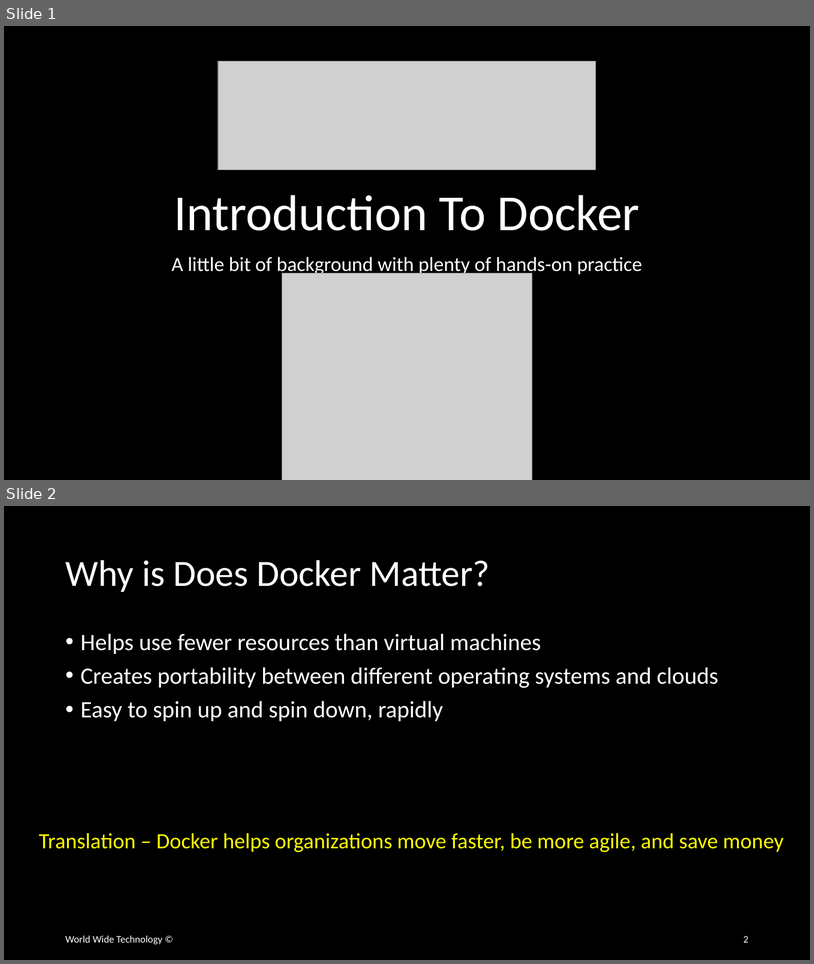
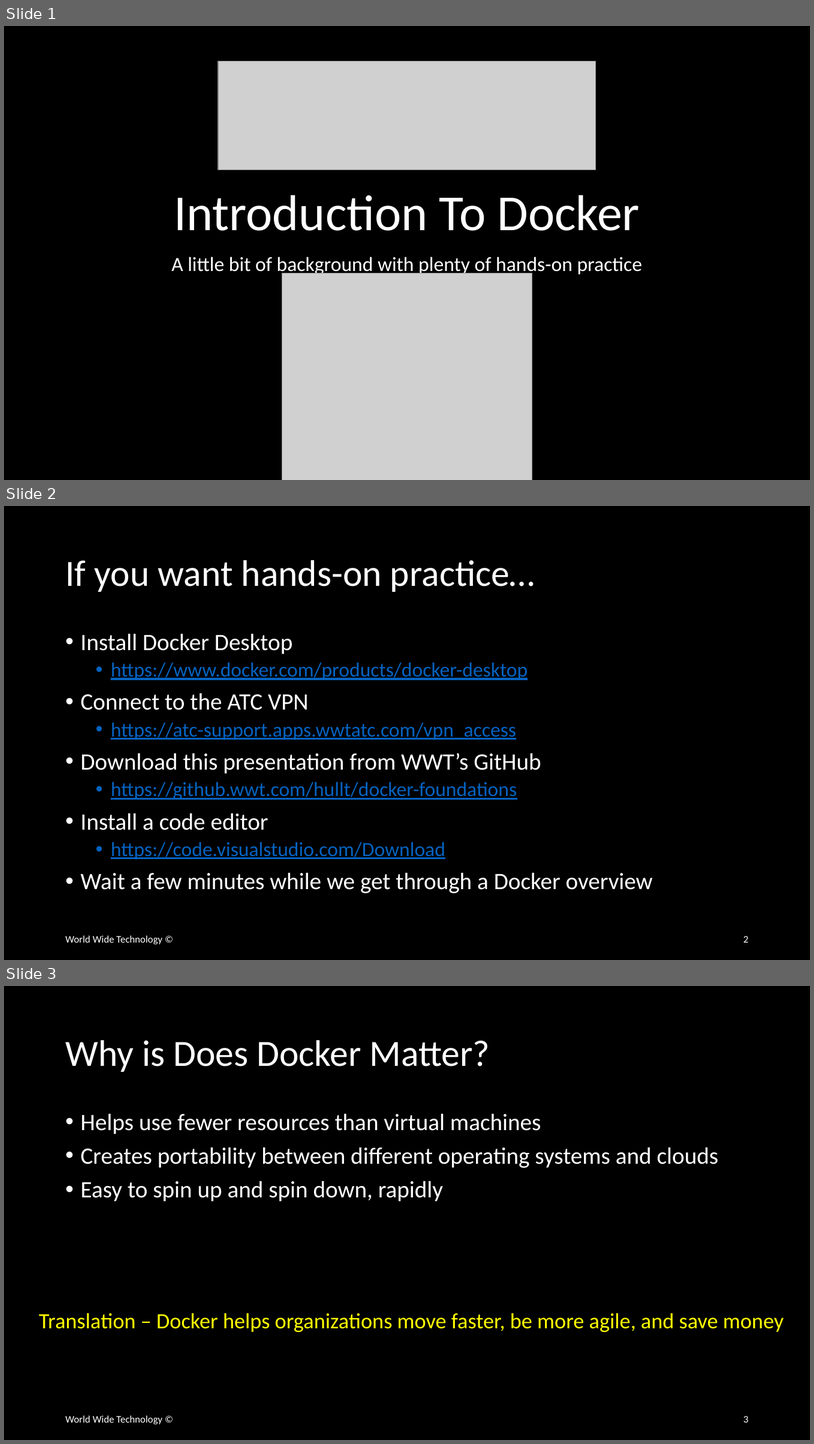
Before and after one commit to wwt/docker-foundations, a slide deck: docker-foundations.pptx. Shown one above the other, each under a label of ours: slides 1 and 2 before the commit, slides 1, 2 and 3 after it. The pictures are 814x964 and 814x1444 pixels, drawn with LibreOffice and Linux fonts; fonts in the diff are those of the drawing; grey boxes stand for pictures. Boxes give left, top, right and bottom in pixels: in the first picture for what was removed or moved away, otherwise in the second. Text is boxed around its words. In the diff, an @@ line names an element or a change of style, - is before the commit and + after.

Commit message:
Added slide which outlines the requirements for hands-on participation

```diff
--- a/docker-foundations.pptx
+++ b/docker-foundations.pptx
@@ slide 2 added at [4, 506, 810, 960], background #000000 @@
@@ title added at [65, 560, 535, 592], 44 pt, text #FFFFFF @@
+If you want hands-on practice…
@@ text added at [81, 633, 653, 893], 24 pt, text #0563C1, underline @@
+• Install Docker Desktop
+  • https://www.docker.com/products/docker-desktop
+• Connect to the ATC VPN
+  • https://atc-support.apps.wwtatc.com/vpn_access
+• Download this presentation from WWT’s GitHub
+  • https://github.wwt.com/hullt/docker-foundations
+• Install a code editor
+  • https://code.visualstudio.com/Download
+• Wait a few minutes while we get through a Docker overview
@@ text added at [65, 935, 162, 944], 12 pt, text #FFFFFF @@
+World Wide Technology ©
@@ page number added at [744, 936, 749, 942], 12 pt, text #FFFFFF @@
+2
@@ what was slide 2 is now slide 3 @@
@@ page number at [744, 1416, 749, 1422]: text changed @@
-2
+3
```
Also in this commit, not shown: 1 slide changed.
